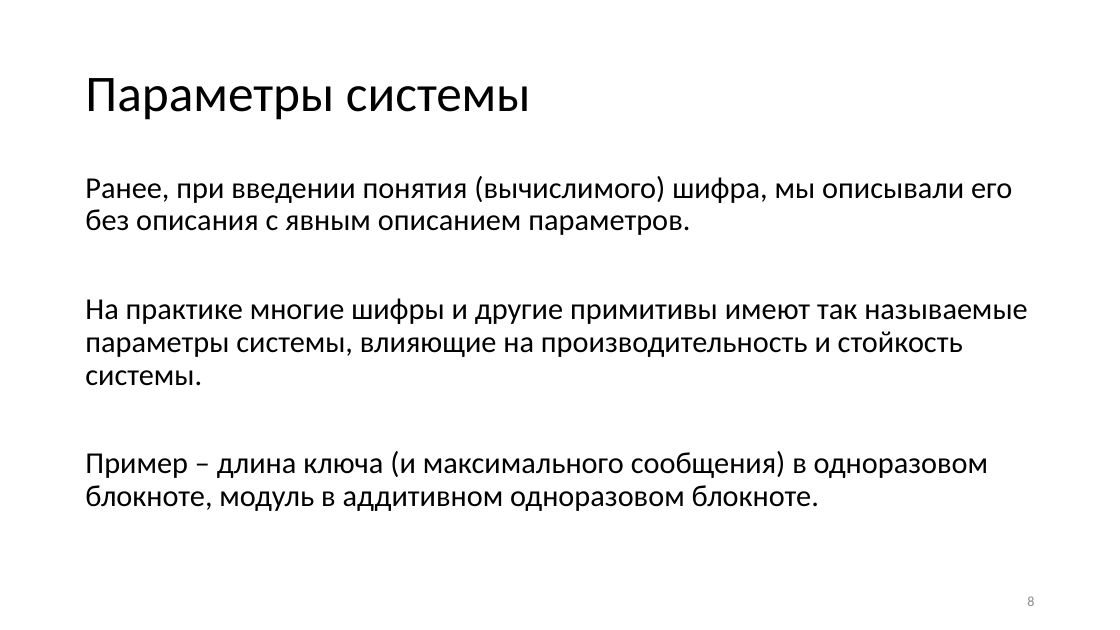
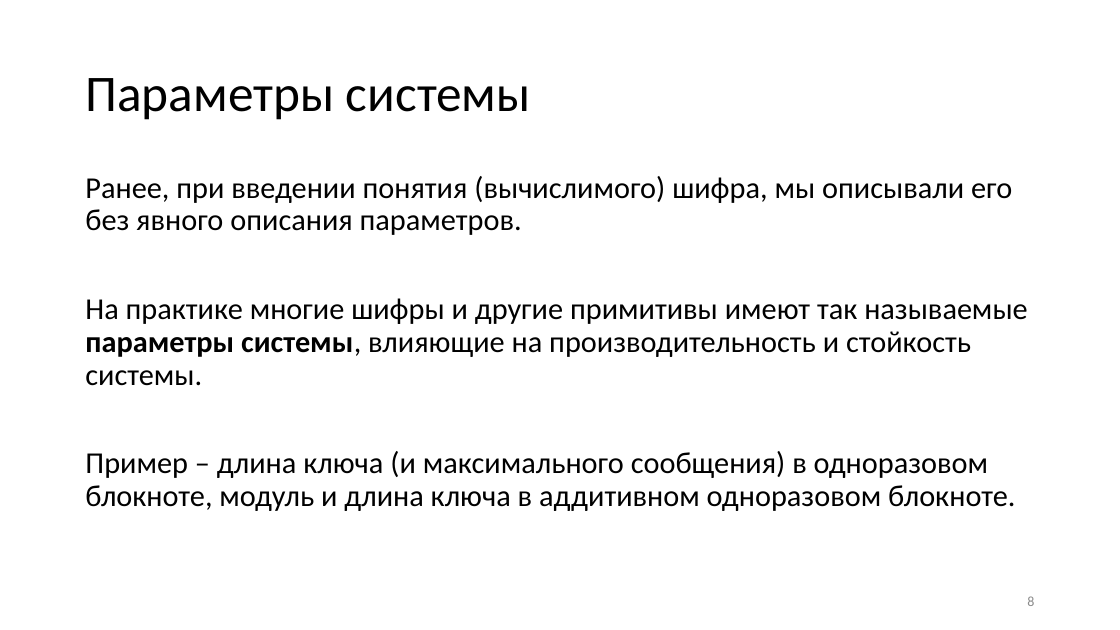
Before and after one commit to GeorgyFirsov-s-forks/CryptoLectures, a slide deck: slide 8 of Lectures/Lecture2.pptx. Drawn at 1120x630 pixels with LibreOffice and Linux fonts; fonts in the diff are those of the drawing. Boxes give left, top, right and bottom in pixels: in the first picture for what was removed or moved away, otherwise in the second. Text is boxed around its words. In the diff, an @@ line names an element or a change of style, - is before the commit and + after.

```diff
--- a/Lectures/Lecture2.pptx
+++ b/Lectures/Lecture2.pptx
@@ text at (85, 176, 1012, 235): text changed @@
-Ранее, при введении понятия (вычислимого) шифра, мы описывали его без описания с явным описанием параметров.
+Ранее, при введении понятия (вычислимого) шифра, мы описывали его без явного описания параметров.
@@ text at (85, 298, 1028, 386): bold on in "параметры системы," @@
@@ text at (85, 451, 1015, 511): text changed @@
-Пример – длина ключа (и максимального сообщения) в одноразовом блокноте, модуль в аддитивном одноразовом блокноте.
+Пример – длина ключа (и максимального сообщения) в одноразовом блокноте, модуль и длина ключа в аддитивном одноразовом блокноте.
```
Also in this commit, not shown: 2 other slides changed, 1 slide added, 2 other files.
